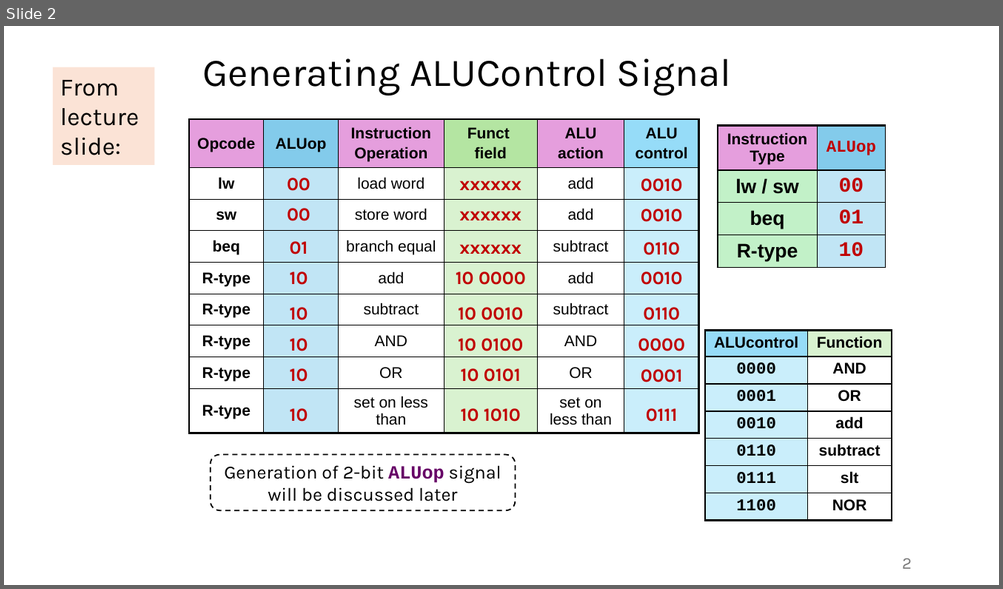
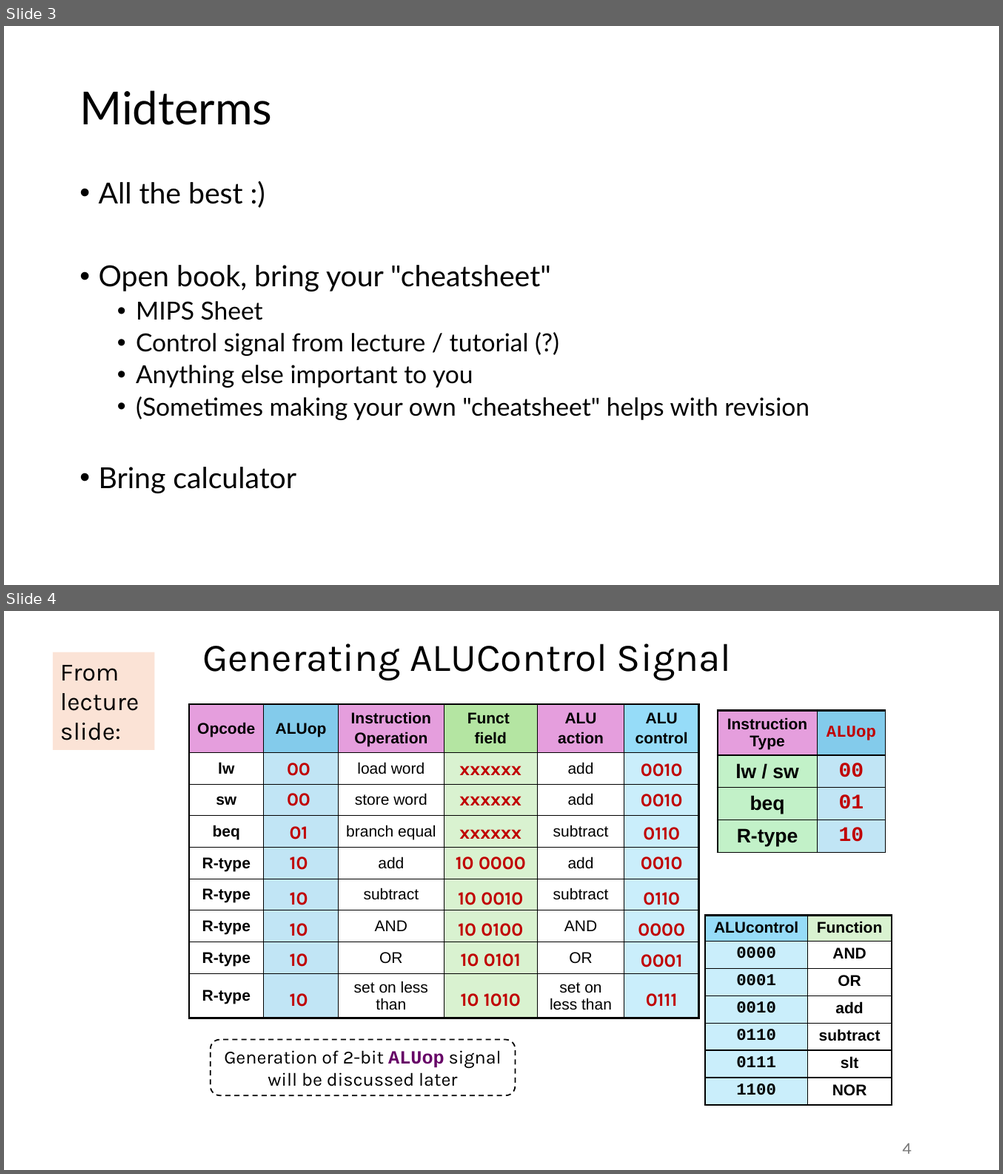
Before and after one commit to theodoreleebrant/TA-2425S1, a slide deck: CS2100/CS2100 Tutorial 5.pptx. Shown one above the other, each under a label of ours: slide 2 before the commit, slides 3 and 4 after it. The pictures are 1003x589 and 1003x1174 pixels, drawn with LibreOffice and Linux fonts; fonts in the diff are those of the drawing. Boxes give left, top, right and bottom in pixels: in the first picture for what was removed or moved away, otherwise in the second. Text is boxed around its words. In the diff, an @@ line names an element or a change of style, - is before the commit and + after.

```diff
--- a/CS2100/CS2100 Tutorial 5.pptx
+++ b/CS2100/CS2100 Tutorial 5.pptx
@@ slide 3 added at (x1=4, y1=26, x2=999, y2=585), background #FFFFFF @@
@@ title added at (x1=79, y1=90, x2=272, y2=125), 44 pt, text #000000 @@
+Midterms
@@ text added at (x1=99, y1=182, x2=809, y2=494), 24 pt, text #000000 @@
+• All the best :)
+• Open book, bring your "cheatsheet"
+  • MIPS Sheet
+  • Control signal from lecture / tutorial (?)
+  • Anything else important to you
+  • (Sometimes making your own "cheatsheet" helps with revision
+• Bring calculator
@@ what was slide 2 is now slide 4 @@
@@ page number at (x1=902, y1=1144, x2=910, y2=1154): text changed @@
-2
+4
```
Also in this commit, not shown: 4 slides changed, 1 other slide added.
